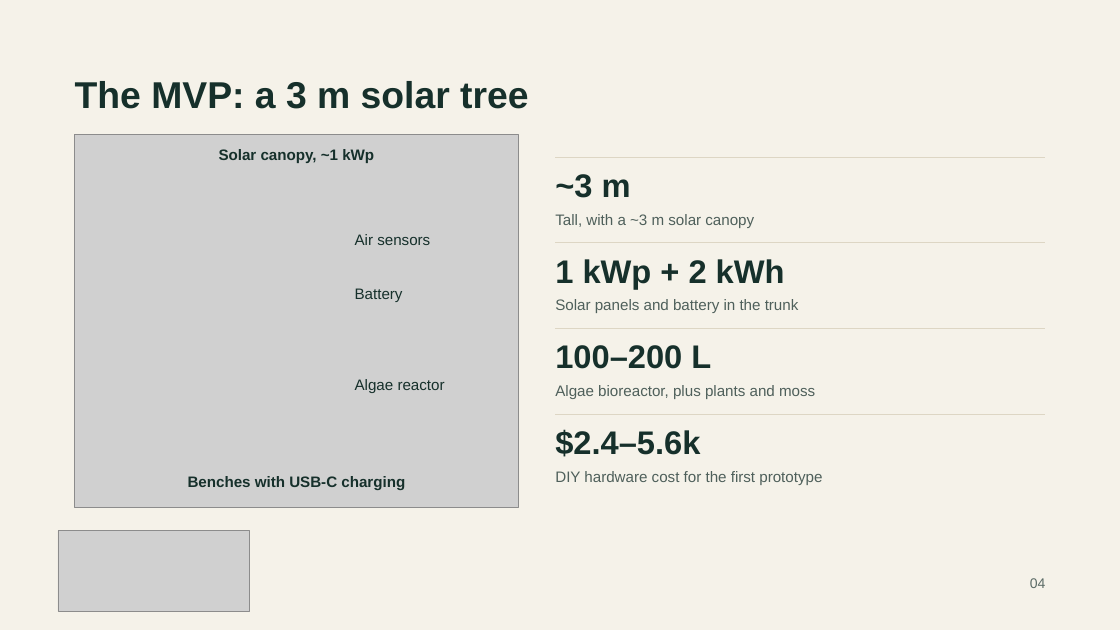
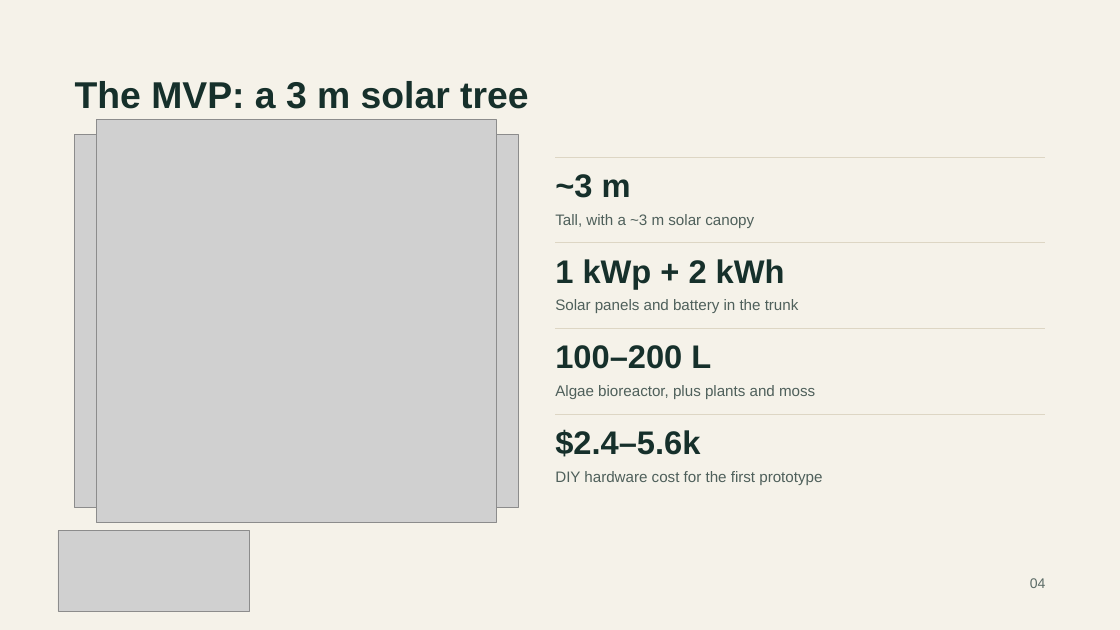
Before and after one commit to alikuba/Arbora, a slide deck: slide 4 of Arbora Smart Solar Tree.pptx. Drawn at 1120x630 pixels with LibreOffice and Linux fonts; fonts in the diff are those of the drawing; grey boxes stand for pictures. Boxes give left, top, right and bottom in pixels: in the first picture for what was removed or moved away, otherwise in the second. Text is boxed around its words. In the diff, an @@ line names an element or a change of style, - is before the commit and + after.

```diff
--- a/Arbora Smart Solar Tree.pptx
+++ b/Arbora Smart Solar Tree.pptx
@@ picture added at (x1=97, y1=119, x2=497, y2=523) @@
@@ text removed at (x1=219, y1=149, x2=374, y2=163) @@
-Solar canopy, ~1 kWp
@@ text removed at (x1=355, y1=234, x2=430, y2=245) @@
-Air sensors
@@ text removed at (x1=355, y1=288, x2=403, y2=302) @@
-Battery
@@ text removed at (x1=355, y1=379, x2=445, y2=393) @@
-Algae reactor
@@ text removed at (x1=188, y1=476, x2=405, y2=490) @@
-Benches with USB-C charging
```
